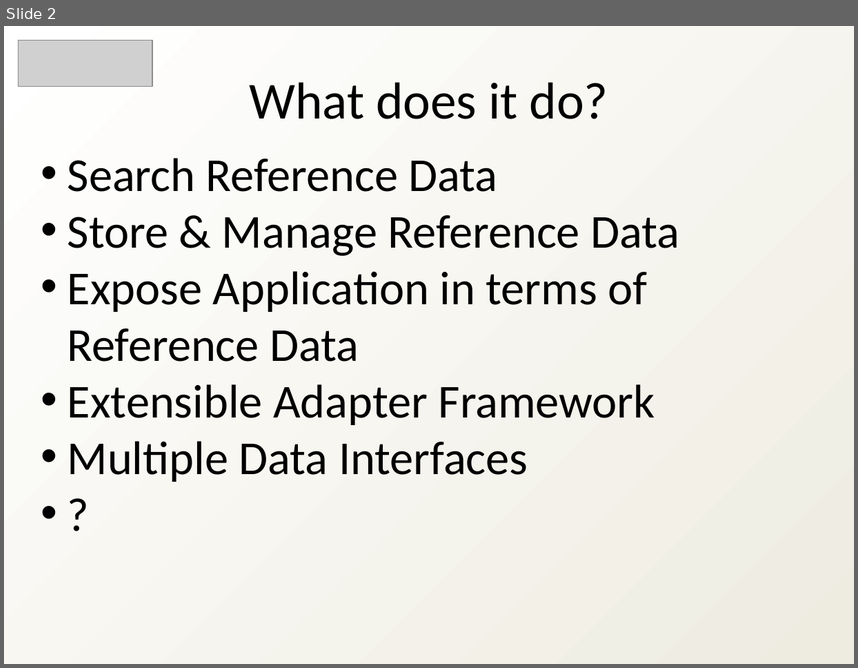
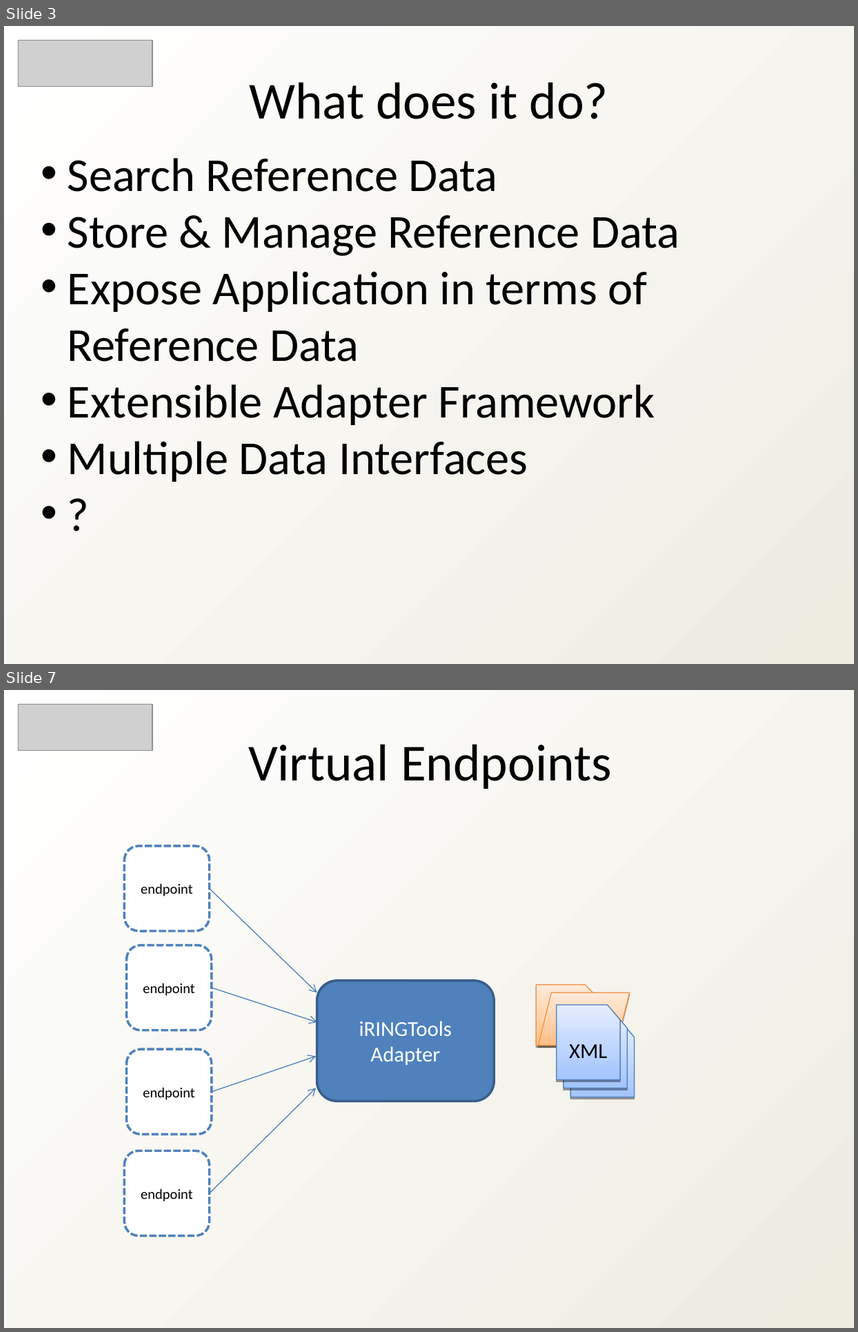
Before and after one commit to heyena/iring-tools, a slide deck: trunk/Documentation/iRINGTools_Overview_v2.1.0.ppt. Shown one above the other, each under a label of ours: slide 2 before the commit, slides 3 and 7 after it; the slides between them are not shown. The pictures are 858x668 and 858x1332 pixels, drawn with LibreOffice and Linux fonts; fonts in the diff are those of the drawing; grey boxes stand for pictures. Boxes give left, top, right and bottom in pixels: in the first picture for what was removed or moved away, otherwise in the second. Text is boxed around its words. In the diff, an @@ line names an element or a change of style, - is before the commit and + after.

```diff
--- a/trunk/Documentation/iRINGTools_Overview_v2.1.0.ppt
+++ b/trunk/Documentation/iRINGTools_Overview_v2.1.0.ppt
@@ slide 7 added at bbox=[4, 690, 854, 1328], background gradient #FFFFFF to #EEECE1 @@
@@ picture added at bbox=[18, 704, 153, 750] @@
@@ text added at bbox=[248, 744, 612, 789], 44 pt, text #000000 @@
+Virtual Endpoints
@@ arrow added from (210, 888) to (317, 993), #4A7EBB 0.74 pt @@
@@ arrow added from (212, 987) to (317, 1021), #4A7EBB 0.74 pt @@
@@ group added at bbox=[125, 845, 635, 1236]: 5 rounded rectangles, 3 flow chart punched cards, 1 freeform shape, 1 parallelogram @@
+iRINGTools
+Adapter
+endpoint
+endpoint
+endpoint
+endpoint
+XML
@@ arrow added from (212, 1092) to (316, 1056), #4A7EBB 0.74 pt @@
@@ arrow added from (210, 1193) to (316, 1088), #4A7EBB 0.74 pt @@
@@ what was slide 2 is now slide 3 @@
```
Also in this commit, not shown: 2 slides changed, 17 other slides added, 17 slides removed, 1 other file.
